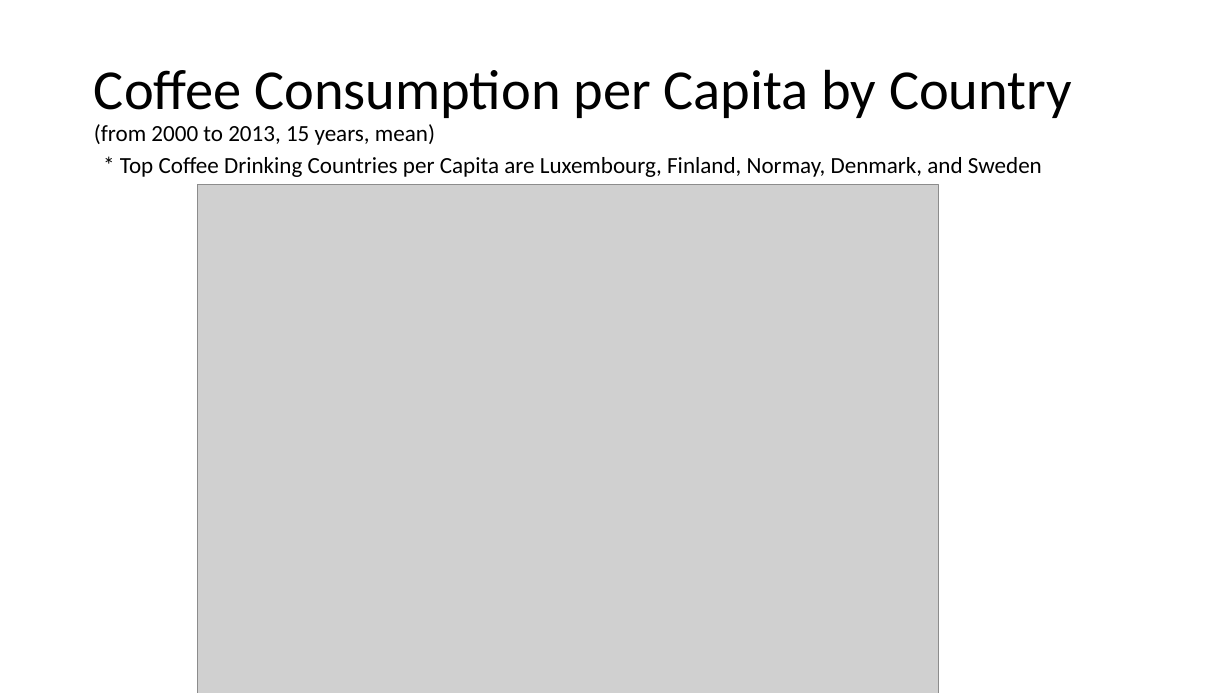
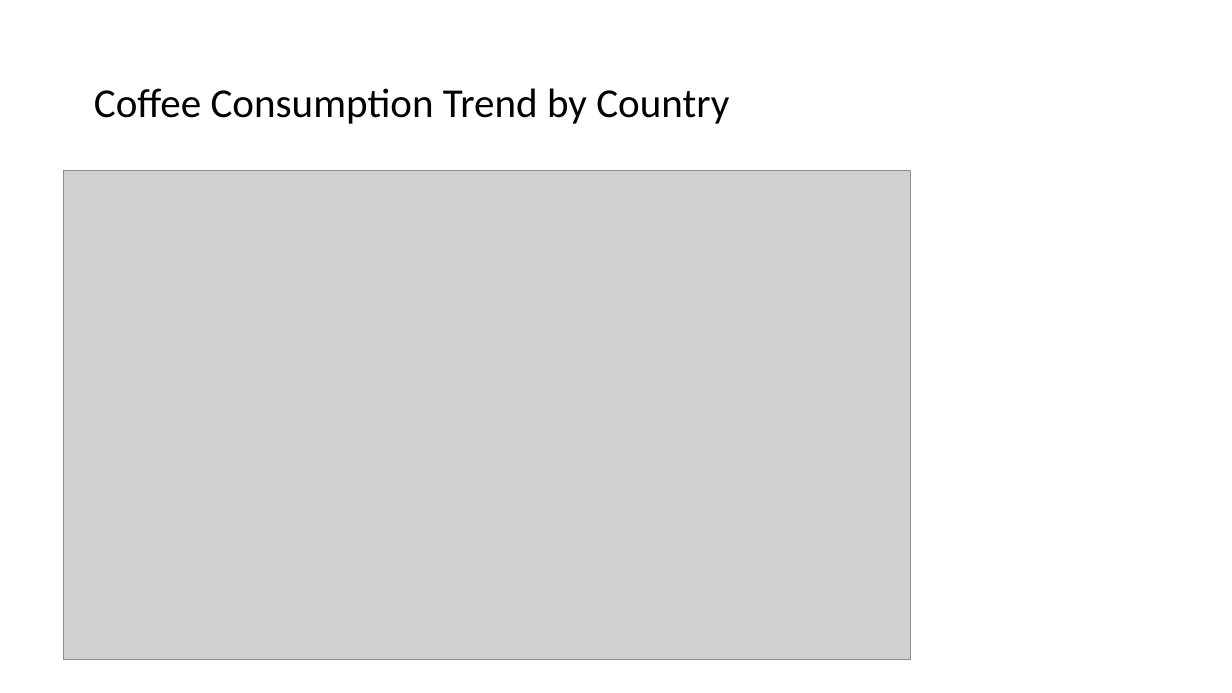
Before and after one commit to andrewboring/Confabulators_Project_1, a slide deck: slide 6 of Coffee and Productivity.pptx (slide 7 before the commit). Drawn at 1232x693 pixels with LibreOffice and Linux fonts; fonts in the diff are those of the drawing; grey boxes stand for pictures. Boxes give left, top, right and bottom in pixels: in the first picture for what was removed or moved away, otherwise in the second. Text is boxed around its words. In the diff, an @@ line names an element or a change of style, - is before the commit and + after.

```diff
--- a/Coffee and Productivity.pptx
+++ b/Coffee and Productivity.pptx
@@ title at (x1=94, y1=88, x2=729, y2=124): text changed; size 44 to 32 pt @@
-Coffee Consumption per Capita by Country
-(from 2000 to 2013, 15 years, mean)
+Coffee Consumption Trend by Country
@@ picture resized from (x1=197, y1=185, x2=938, y2=693) to (x1=63, y1=171, x2=910, y2=660) @@
@@ text removed at (x1=120, y1=157, x2=1042, y2=177) @@
-* Top Coffee Drinking Countries per Capita are Luxembourg, Finland, Normay, Denmark, and Sweden
```
Also in this commit, not shown: 9 other slides changed, 2 slides added, 5 slides removed.
